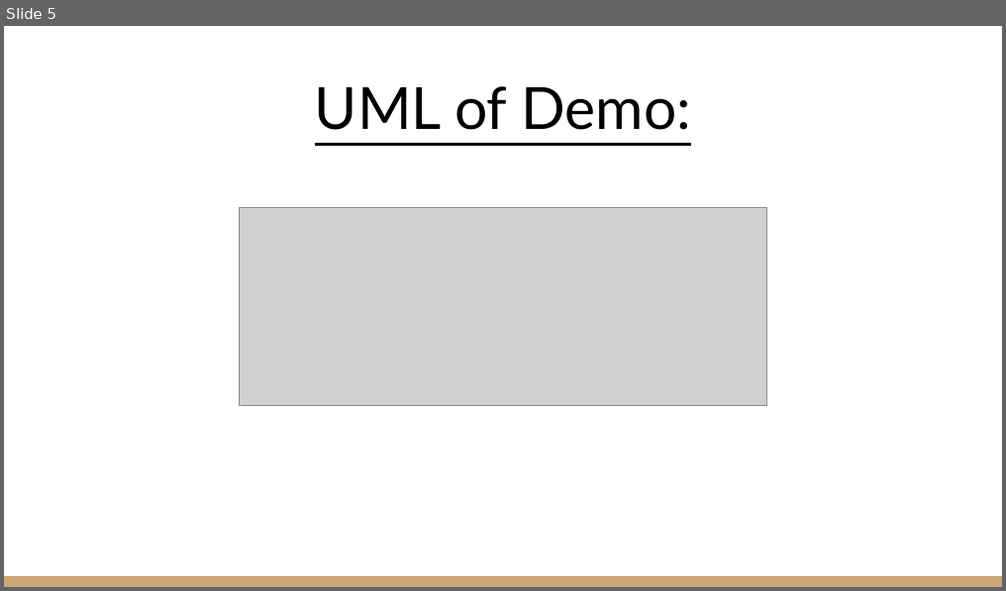
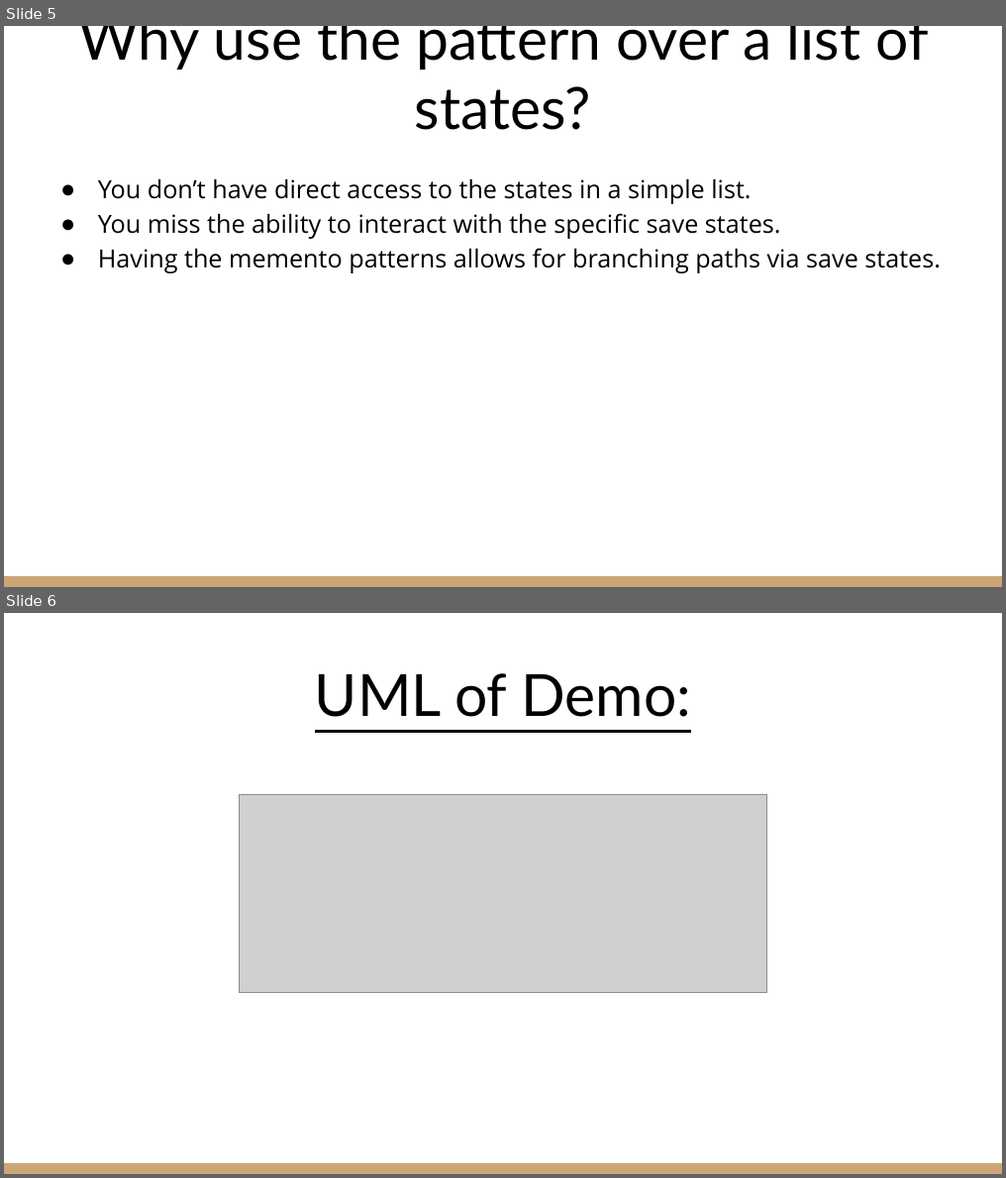
Before and after one commit to mcglastont/mementoPattern-presentation-mcglaston-dsouza, a slide deck: SE 2811-031 Section 031.pptx. Shown one above the other, each under a label of ours: slide 5 before the commit, slides 5 and 6 after it. The pictures are 1006x591 and 1006x1178 pixels, drawn with LibreOffice and Linux fonts; fonts in the diff are those of the drawing; grey boxes stand for pictures. Boxes give left, top, right and bottom in pixels: in the first picture for what was removed or moved away, otherwise in the second. Text is boxed around its words. In the diff, an @@ line names an element or a change of style, - is before the commit and + after.

```diff
--- a/SE 2811-031 Section 031.pptx
+++ b/SE 2811-031 Section 031.pptx
@@ slide 5 added at (4, 26, 1002, 587), background #FFFFFF; not listed: 1 template element that a slide beside it also shows @@
@@ title added at (78, 26, 929, 130), 42 pt, text #000000 @@
+Why use the pattern over a list of states?
@@ text added at (98, 179, 941, 274), 18 pt, text #000000 @@
+● You don’t have direct access to the states in a simple list.
+● You miss the ability to interact with the specific save states.
+● Having the memento patterns allows for branching paths via save states.
@@ what was slide 5 is now slide 6 @@
```
Also in this commit, not shown: 5 other files.
